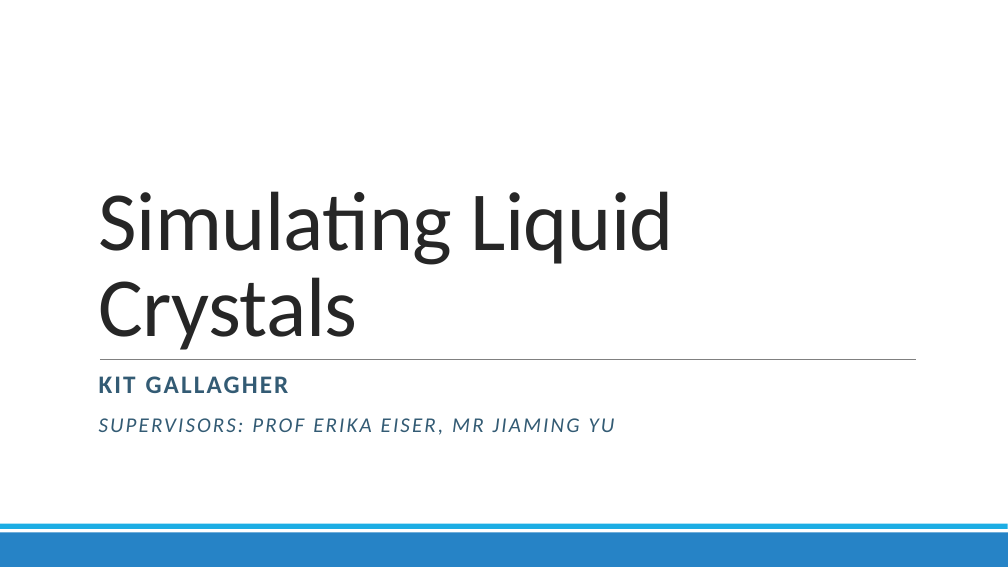
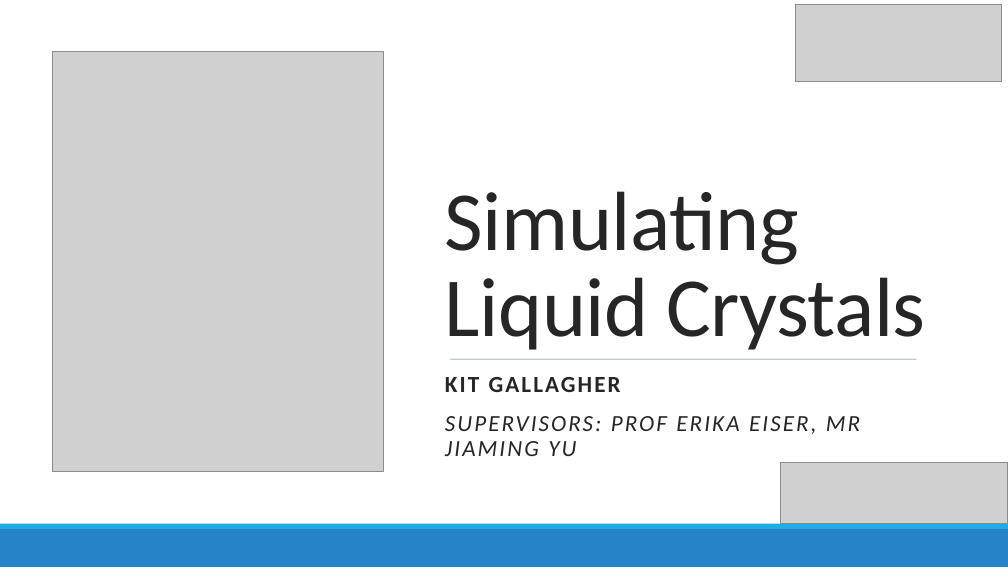
Before and after one commit to KCGallagher/LC_Project, a slide deck: slide 1 of Report/Presentation/Simulating Liquid Crystals.pptx. Drawn at 1008x567 pixels with LibreOffice and Linux fonts; fonts in the diff are those of the drawing; grey boxes stand for pictures; background and template pictures are left out. Boxes give left, top, right and bottom in pixels: in the first picture for what was removed or moved away, otherwise in the second. Text is boxed around its words. In the diff, an @@ line names an element or a change of style, - is before the commit and + after.

```diff
--- a/Report/Presentation/Simulating Liquid Crystals.pptx
+++ b/Report/Presentation/Simulating Liquid Crystals.pptx
@@ rectangle added at [0,0,1008,524], fill #FFFFFF @@
@@ picture added at [796,5,1002,82] @@
@@ picture added at [52,51,383,472] @@
@@ title "Simulating Liquid Crystals" rewrapped from [98,191,674,350] to [445,191,925,350] @@
@@ line removed from (100, 359) to (917, 359) @@
@@ line added from (451, 359) to (917, 359), #335B74 0.5 pt @@
@@ subtitle "KIT GALLAGHER": place and size @@
-subtitle "KIT GALLAGHER" at [99,376,289,393]
+subtitle "KIT GALLAGHER" at [445,377,860,456]
@@ subtitle "KIT GALLAGHER" at [445,377,860,456]: size 24 to 22 pt in "KIT GALLAGHER"; text colour #335B74 to #262626; size 20 to 22 pt in "SUPERVISORS: PROF ERIKA EISER, MR JIAMING YU" @@
@@ picture added at [780,463,1007,524] @@
@@ rectangle removed at [0,532,1008,567] @@
@@ rectangle removed at [0,524,1008,529] @@
@@ rectangle added at [0,524,1008,529], fill #1CADE4 @@
@@ rectangle added at [0,529,1008,567], fill #2683C6 @@
```
Also in this commit, not shown: 14 other slides changed, 3 slides added, 7 other files.
